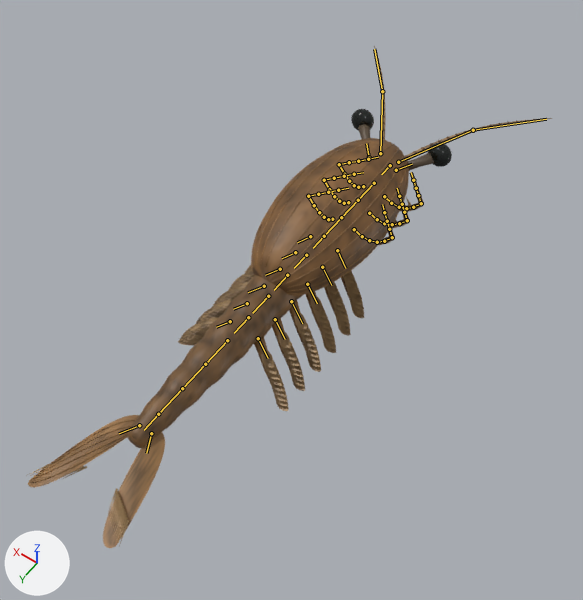
A saved change to the glTF model public/assets/creatures/waptia.glb.
The view is the same before and after, from a 50 mm camera at (-2.65, 3.68, 5.43) aimed at (0.08, -0.15, -0.59). The axes (+X, +Y, +Z) are drawn at lower left. The lights are the same throughout. The first picture is the older version. Both versions are drawn at frame 0 of the action 'Eat'; the numbers are the values there. The bones that change, and the others that lie on the model, are drawn over the model as lines.

In view in the first picture: 'waptia waptia Bristles', 'waptia waptia Cuticle', 'waptia waptia Eyes', 'waptia waptia Membrane', 'waptia waptia Sclerotized edges'.
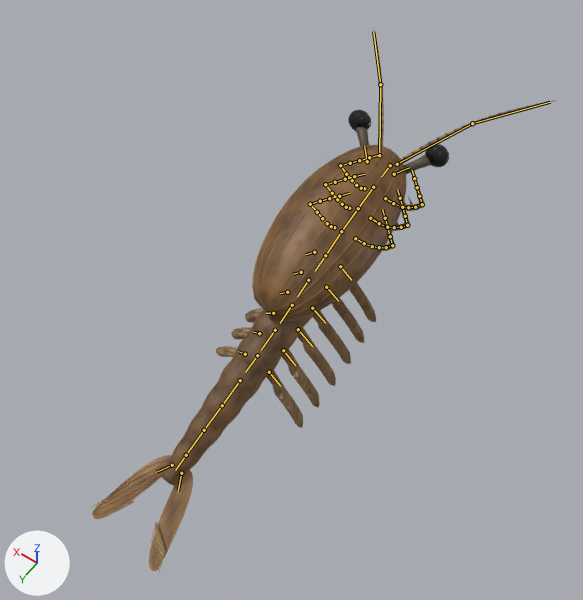
What the commit changed:
Bone 'body' (bone_body) turns from (0, 0, 0) to (-11, 0, 0) degrees about its own x, y and z.
Bone 'segment_00' (bone_segment_00) turns from (0, 0, 0) to (-3, 0, 0) degrees about its own x, y and z.
Bone 'segment_01' (bone_segment_01) turns from (0, 0, 0) to (-3, 0, 0) degrees about its own x, y and z.
Bone 'segment_02' (bone_segment_02) turns from (0, 0, 0) to (-3, 0, -1) degrees about its own x, y and z.
Bone 'segment_03' (bone_segment_03) turns from (0, 0, 0) to (-3, 0, -1) degrees about its own x, y and z.
Bone 'segment_04' (bone_segment_04) turns from (0, 0, 0) to (-2, 0, -1) degrees about its own x, y and z.
Bone 'segment_05' (bone_segment_05) turns from (0, 0, 0) to (-2, 0, -1) degrees about its own x, y and z.
Bone 'segment_06' (bone_segment_06) turns from (0, 0, 0) to (-1, 0, -1) degrees about its own x, y and z.
Bone 'segment_07' (bone_segment_07) turns from (0, 0, 0) to (-1, 0, -1) degrees about its own x, y and z.
Bone 'tail_1' (bone_tail_1) turns from (0, 0, 0) to (3, 0, 0) degrees about its own x, y and z.
Bone 'tail_-1' (bone_tail__1) turns from (0, 0, 0) to (3, 0, 0) degrees about its own x, y and z.
Bone 'swimmer_1_4' (bone_swimmer_1_4) turns from (0, 0, 0) to (-5, -1, 1) degrees about its own x, y and z.
Bone 'swimmer_1_5' (bone_swimmer_1_5) turns from (0, 0, 0) to (-4, 0, -2) degrees about its own x, y and z.
Bone 'swimmer_-1_4' (bone_swimmer__1_4) turns from (0, 0, 0) to (5, -1, 1) degrees about its own x, y and z.
Bone 'swimmer_-1_5' (bone_swimmer__1_5) turns from (0, 0, 0) to (4, 0, -2) degrees about its own x, y and z.
Bone 'swimmer_1_3' (bone_swimmer_1_3) turns from (1, 0, 1) to (-5, -1, 3) degrees about its own x, y and z.
Bone 'swimmer_-1_3' (bone_swimmer__1_3) turns from (-1, 0, 1) to (5, -1, 3) degrees about its own x, y and z.
Bone 'swimmer_1_2' (bone_swimmer_1_2) turns from (1, 0, 1) to (-4, -1, 3) degrees about its own x, y and z.
Bone 'swimmer_-1_2' (bone_swimmer__1_2) turns from (-1, 0, 1) to (4, -1, 3) degrees about its own x, y and z.
Bone 'swimmer_1_1' (bone_swimmer_1_1) turns from (0, 0, 0) to (-2, -1, 3) degrees about its own x, y and z.
Bone 'swimmer_-1_1' (bone_swimmer__1_1) turns from (0, 0, 0) to (2, -1, 3) degrees about its own x, y and z.

Boxes (x1, y1, x2, y2) around the edits, measured in the pictures (583 x 600 px):
'waptia waptia Cuticle', posed (7% narrower, 14% taller)
    before: (127, 46, 552, 448)
    after: (162, 28, 556, 485)
'waptia waptia Membrane', posed (15% narrower)
    before: (28, 265, 364, 548)
    after: (92, 283, 376, 572)
'waptia waptia Sclerotized edges', posed (17% taller)
    before: (251, 50, 535, 296)
    after: (252, 33, 547, 321)
'waptia waptia Eyes', posed
    before: (351, 109, 452, 167)
    after: (348, 110, 449, 168)
'waptia waptia Bristles', posed (26% narrower, 10% shorter)
    before: (26, 463, 129, 546)
    after: (90, 497, 166, 572)
bone 'body', root to tip
    before: (390, 165) to (381, 174)
    after: (390, 165) to (381, 176)
bone 'segment_00', root to tip
    before: (374, 183) to (358, 200)
    after: (373, 187) to (358, 208)
bone 'segment_01', root to tip
    before: (358, 200) to (341, 217)
    after: (358, 208) to (341, 231)
bone 'segment_02', root to tip
    before: (341, 217) to (324, 236)
    after: (341, 231) to (325, 255)
bone 'segment_03', root to tip
    before: (324, 236) to (313, 248)
    after: (325, 255) to (315, 271)
bone 'segment_04', root to tip
    before: (306, 255) to (294, 268)
    after: (308, 280) to (297, 296)
bone 'segment_05', root to tip
    before: (287, 275) to (274, 290)
    after: (292, 305) to (280, 323)
bone 'segment_06', root to tip
    before: (268, 296) to (252, 313)
    after: (275, 330) to (261, 350)
bone 'segment_07', root to tip
    before: (248, 317) to (234, 333)
    after: (257, 355) to (245, 372)
bone 'tail_1', root to tip
    before: (139, 425) to (119, 433)
    after: (172, 465) to (156, 472)
bone 'tail_-1', root to tip
    before: (151, 433) to (146, 453)
    after: (181, 473) to (178, 491)
bone 'swimmer_1_4', root to tip
    before: (247, 303) to (233, 309)
    after: (259, 333) to (253, 332)
bone 'swimmer_1_5', root to tip
    before: (230, 321) to (216, 327)
    after: (245, 354) to (238, 351)
bone 'swimmer_-1_4', root to tip
    before: (275, 319) to (285, 339)
    after: (283, 350) to (295, 365)
bone 'swimmer_-1_5', root to tip
    before: (258, 338) to (268, 358)
    after: (269, 372) to (280, 386)
bone 'swimmer_1_3', root to tip
    before: (264, 286) to (248, 292)
    after: (273, 313) to (266, 313)
bone 'swimmer_-1_3', root to tip
    before: (291, 301) to (302, 323)
    after: (298, 329) to (312, 346)
bone 'swimmer_1_2', root to tip
    before: (280, 269) to (265, 275)
    after: (287, 292) to (280, 293)
bone 'swimmer_-1_2', root to tip
    before: (307, 284) to (317, 303)
    after: (312, 308) to (325, 323)
bone 'swimmer_1_1', root to tip
    before: (295, 252) to (282, 258)
    after: (301, 272) to (293, 274)
bone 'swimmer_-1_1', root to tip
    before: (322, 267) to (331, 285)
    after: (326, 287) to (338, 301)
